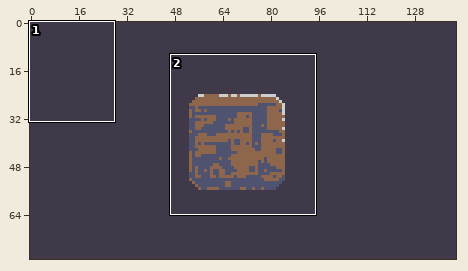
Two states of a sprite sheet, godot/assets/gfx/cards/block-card.png. The picture above shows the old version from afar; the outline marks the close-up.
Close-up. Before:
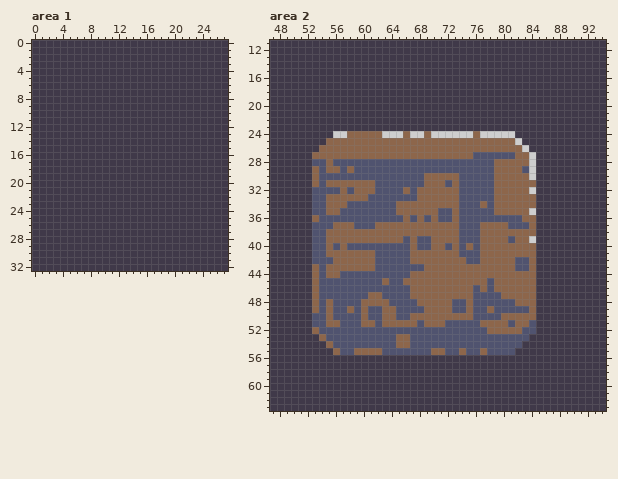
The file is 142x79 pixels. Shown: area 1: x 0..27, y 0..32; area 2: x 47..94, y 11..63.
Now the later version:
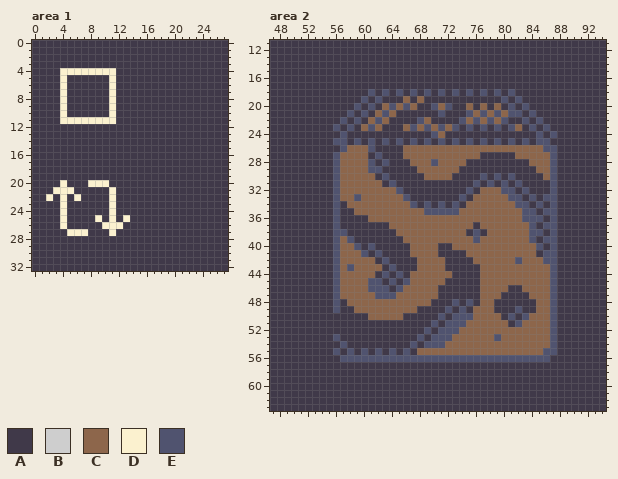
Palette (. is transparent): A #403949  B #cecece  C #8d664b  D #fbf1cf  E #50536f
Log entry: card and game tweaking
The edit:
Changed rows in their new state; - is an unchanged pixel.
Area 1:
first column x 4:
 4 DDDDDDDD
 5 D------D
 6 D------D
 7 D------D
 8 D------D
 9 D------D
10 D------D
11 DDDDDDDD
first column x 2:
20 --D---DDD---
21 -DDD-----D--
22 D-D-D----D--
23 --D------D--
24 --D------D--
25 --D----D-D-D
26 --D-----DDD-
27 ---DDD---D--
Area 2:
first column x 53:
18 --------E-E-E-E-E-E-E-E-E-E-E------
19 -------E-E---C-C-----------E-E-----
20 ------E-E-CECEC--ECE--C-C-C-E-E----
21 -----E-E-CEC------E---ECECECEE-E---
22 ----E-E-CEC----EC----ECECECE--E-E--
23 ---E-E-CEC---CECECECE-E-E-E-EC-E-E-
24 ---AEAAAAAAAAAAAAECAAAAAAAAAA---E-E
25 --AEEAEAEAEAEAEAEAEAEAEAEAEAEAE-EE-
26 -AAAE---EAAAA-----------------CCCEE
27 AAAE----AEAAA----------CAAAAA--CCCE
28 AAA-CCCC-A-AAACCC-CCCCAAAAAAAAACCCE
29 AAAEC-CC--AAAAACCCCCCAAAAAAAAAAACCE
30 AAA-CCCCCA-AAAAA----AAAA-AEAEAAA-CE
31 AAAE-----CA-AAAAAAAAAAA-A-AEAEAA--E
32 AAA--C---CCC-AAAAAAAAA-ACC-EEAEA--E
33 AAAE--E-CCCCC-AAAAAAA-ACCC--EEAE-EE
34 AAAEACCCCCCC--EAEAEAEACC-C---EEAE-E
35 AAAEAACCCCCC----EE--ECCCCC----EE-EE
36 AAA-AAAACCCCC-C-C-CC-CCCCCCCCCEEE-E
37 AAAEAAAAAAA----------CCA----CCCE-EE
38 AAAEEAAAAAAA---------CA-A------EE-E
39 AAAE-EAAAAAAAC-CC----CC-----C--E-EE
40 AAA--C-A-AAAAA-CC-AA-C-C--------E-E
41 AAAE---EA-AAAA----AAAACC---------EE
42 AAAE-----A-AAAA----AAAAC------C-CEE
43 AAAE-E---CA-AAAC---AAAAA-----CC-CCE
44 AAAECCCCCA-A-A------AAAA--------CCE
45 AAA-CCCC--A-AE-----AAAAA-C------CCE
46 AAA-CCCC---A-C----AAAAAA-C--AA--CCE
47 AAA-CCCC-E--CC----AAAAAACCCAAAA-CCE
48 AAA-ACC----CCCC--AAA-AEACCAAAAAACCE
49 AAA-AAC-CC--CCCAAAAEA-ACC-AAA-AACCE
50 AAAAAAAACC--CAAAAAEAEEECCCCAEAE-CCE
51 AAAAAAAAAAAAAAAAAEA---CC----AE-CCCE
52 AAAAAAAAAAAAAAAA-A---CCCC-----CCCCE
53 -AA-AAAAAAAAAAA-A---CCCCCC-CCCCCCCE
54 --AA-AAAAAAAAA-A---CCCCCCCCCCCCCCCE
55 ---EA-AEAEA-A-ACC--CC-CC-CCCCCCCCEE
56 ----EEEEEEEEEEEEEEEEEEEEEEEEEEEEEE-
Where, in picture pixels (left, top, right, bottom), the same in both close-ups:
changed: (60, 68, 116, 124)
changed: (46, 180, 130, 236)
changed: (312, 89, 557, 362)
